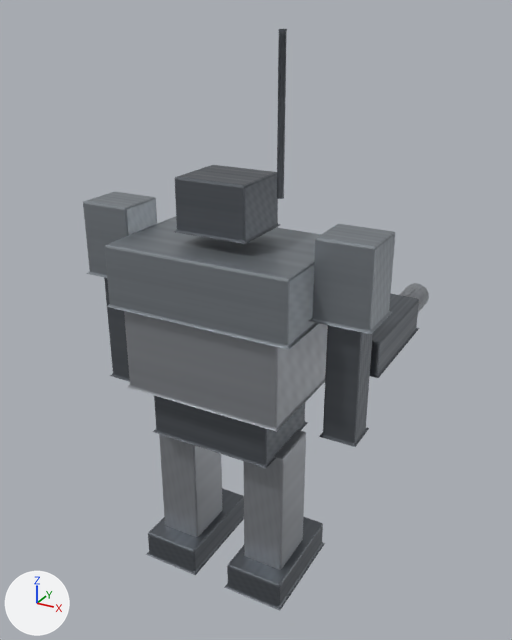
The glTF model assets/models/soldier.glb: old version first, new version second.
Camera for both pictures: a camera (50 mm lens) standing at (1.84, -3.04, 3.19) and looking at (0.11, 0.09, 1.62). Every picture has the same lights, and +X, +Y and +Z are marked at lower left. The first picture is the older version. Where no turn or scale is listed for an object, it has been applied to the vertices. Vertices at exactly the same position are counted once.

In view in the first picture: 'Arm_L', 'Arm_R', 'Body', 'Head', 'Hips', 'Leg_L', 'Leg_R', 'Muzzle', 'Weapon', 'soldier_Static_Armor_FactionPaint', 'soldier_Static_DarkMetal'.
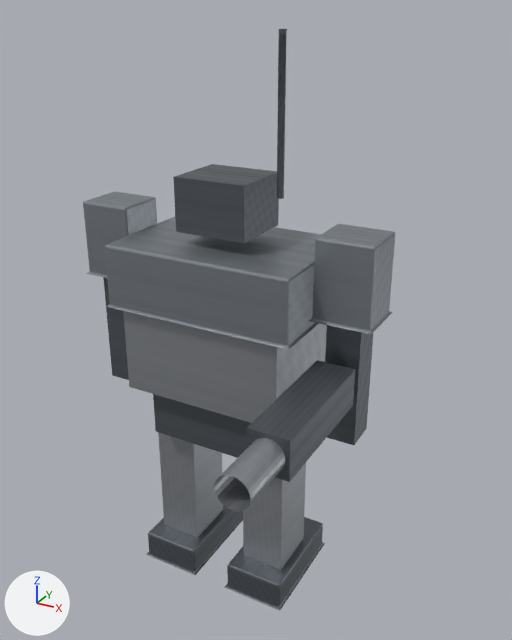
What differs and where, as boxes (x1, y1, x2, y2) in the pictures (512 x 640 px):
'Weapon', moved
    before: (370, 294, 419, 378)
    after: (247, 360, 355, 482)
'Muzzle', moved
    before: (400, 283, 429, 312)
    after: (214, 438, 285, 512)
part 1 of me_body, built on
    before: (126, 323, 328, 432)
    after: (125, 323, 327, 423)

What the commit changed:
me_body is used by ob_body; location (0.0, 0.0, 1.63).
me_body had 56 vertices, 108 faces and spanned x -0.472..0.472, y -0.342..0.342, z -0.375..0.375.
me_body now has 8 vertices, 12 faces and spans x -0.46..0.46, y -0.33..0.33, z -0.375..0.375.
me_body part 1: the whole mesh is rebuilt.
Object 'Muzzle' (ob_muzzle) moves from (0.7, 0.98, 1.51) to (0.7, -0.98, 1.51).
Object 'Weapon' (ob_weapon) moves from (0.7, 0.52, 1.51) to (0.7, -0.52, 1.51).
